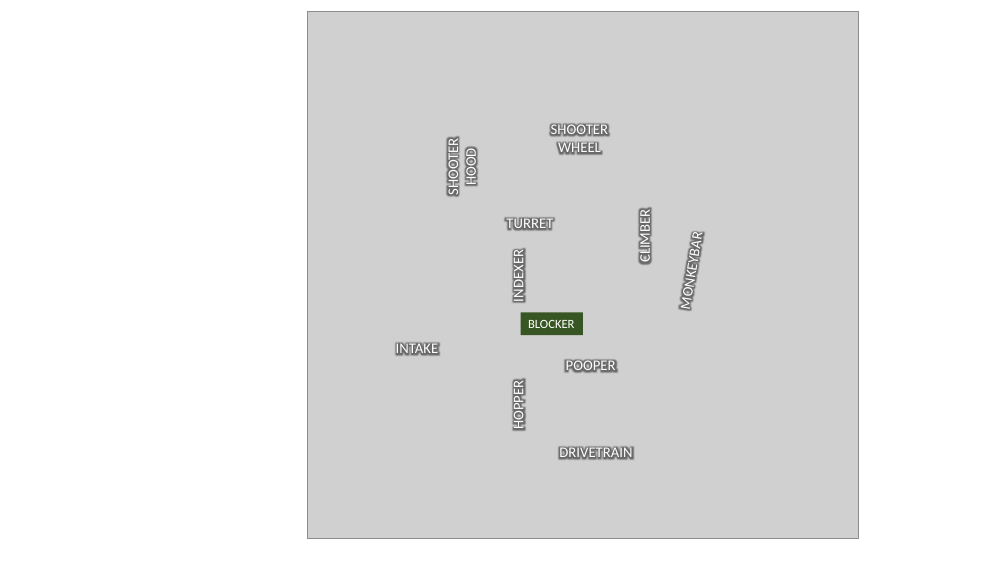
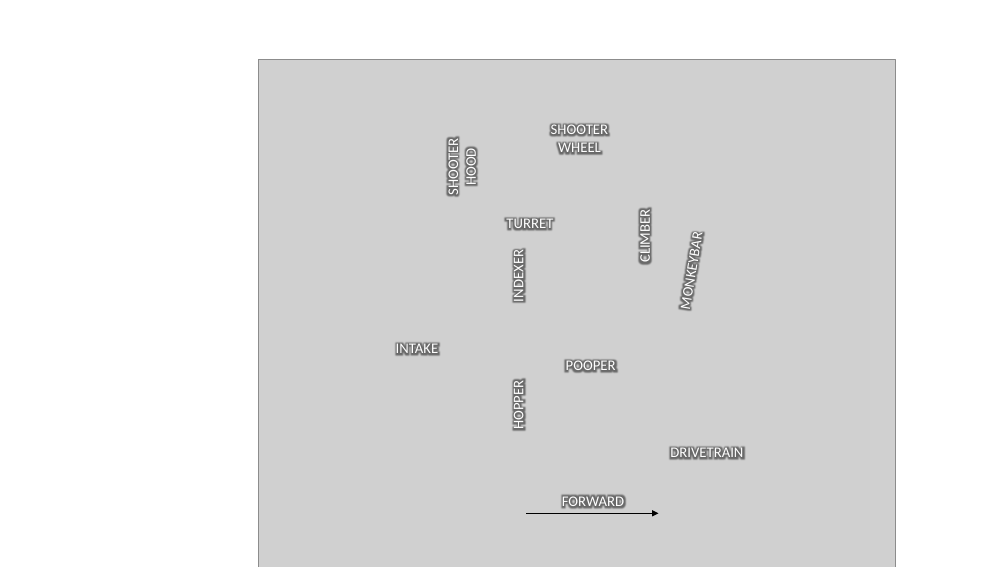
Before and after one commit to Team2168/2022_Main_Robot, a slide deck: slide 1 of images/labeled_robot.pptx. Drawn at 1008x567 pixels with LibreOffice and Linux fonts; fonts in the diff are those of the drawing; grey boxes stand for pictures. Boxes give left, top, right and bottom in pixels: in the first picture for what was removed or moved away, otherwise in the second. Text is boxed around its words. In the diff, an @@ line names an element or a change of style, - is before the commit and + after.

```diff
--- a/images/labeled_robot.pptx
+++ b/images/labeled_robot.pptx
@@ picture: place and size @@
-picture at bbox=[308, 11, 859, 539]
+picture at bbox=[259, 59, 896, 567]
@@ rectangle removed at bbox=[521, 312, 583, 335] @@
-BLOCKER
@@ text "DRIVETRAIN": place and size @@
-text "DRIVETRAIN" at bbox=[559, 444, 632, 461]
+text "DRIVETRAIN" at bbox=[670, 444, 743, 461]
@@ text added at bbox=[562, 493, 624, 510], 14 pt, text #FFFFFF @@
+FORWARD
@@ arrow added from (526, 513) to (659, 513), #000000 0.5 pt @@
```
Also in this commit, not shown: 1 other file.
